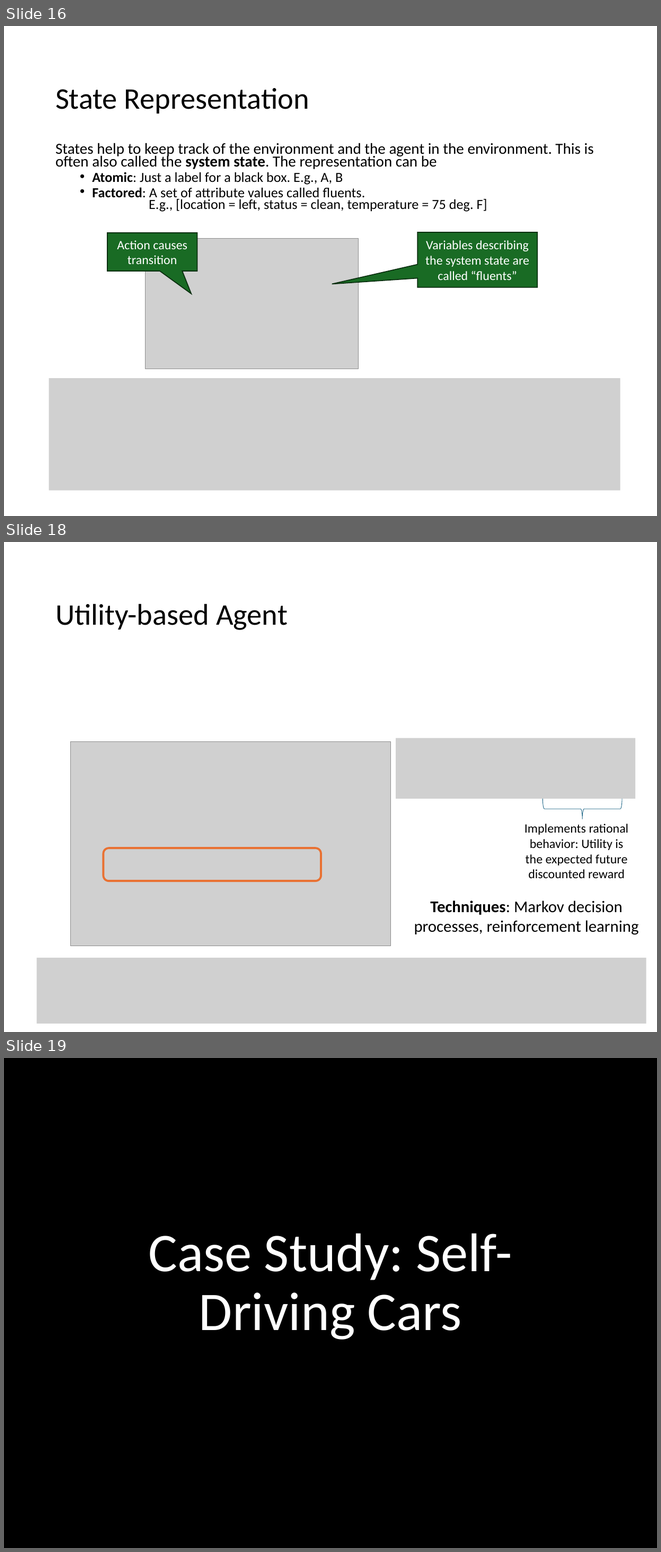
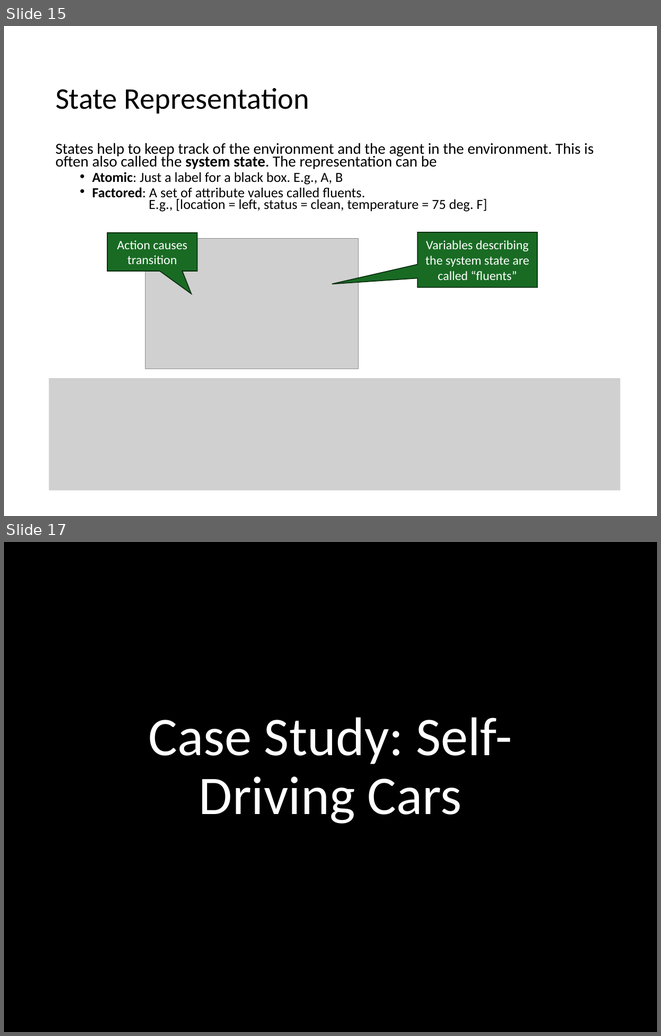
Before and after one commit to mhahsler/CS7320-AI, a slide deck: slides/02_agents_discussion.pptx. Shown one above the other, each under a label of ours: slides 16, 18 and 19 before the commit, slides 15 and 17 after it; the slides between them are not shown. The pictures are 661x1552 and 661x1036 pixels, drawn with LibreOffice and Linux fonts; fonts in the diff are those of the drawing; grey boxes stand for pictures; background and template pictures are left out. Boxes give left, top, right and bottom in pixels: in the first picture for what was removed or moved away, otherwise in the second. Text is boxed around its words. In the diff, an @@ line names an element or a change of style, - is before the commit and + after.

```diff
--- a/slides/02_agents_discussion.pptx
+++ b/slides/02_agents_discussion.pptx
@@ slide 18 removed at bbox=[4, 542, 657, 1032], background #FFFFFF @@
@@ title removed at bbox=[55, 603, 288, 630] @@
-Utility-based Agent
@@ picture removed at bbox=[71, 742, 390, 946] @@
@@ picture removed at bbox=[396, 738, 635, 799] @@
@@ left brace removed at bbox=[542, 799, 623, 820] @@
@@ text removed at bbox=[524, 823, 629, 878] @@
-Implements rational behavior: Utility is the expected future discounted reward
@@ rounded rectangle removed at bbox=[103, 848, 321, 880] @@
@@ text removed at bbox=[414, 900, 639, 935] @@
-Techniques: Markov decision processes, reinforcement learning
@@ picture removed at bbox=[37, 958, 646, 1023] @@
@@ what was slide 16 is now slide 15 @@
@@ what was slide 19 is now slide 17 @@
```
Also in this commit, not shown: 1 slide changed, 3 slides added, 2 other slides removed, 2 other files.
